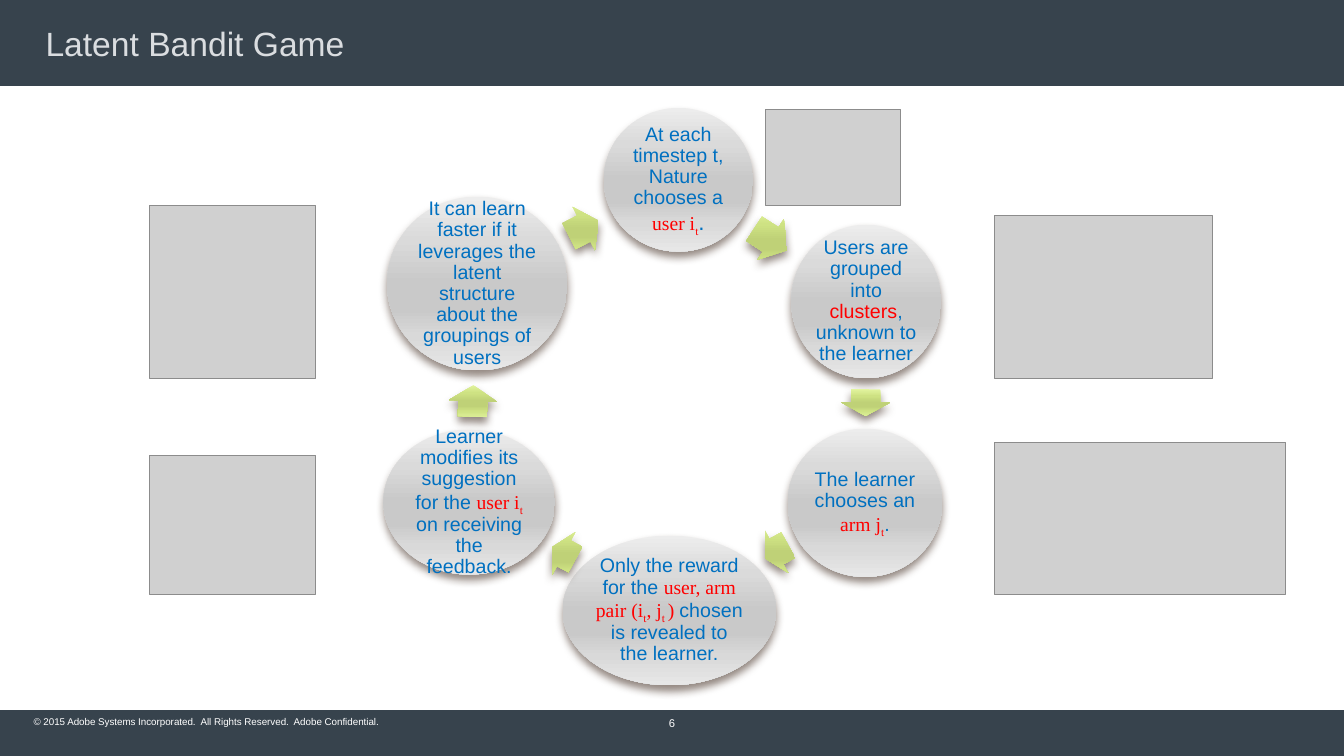
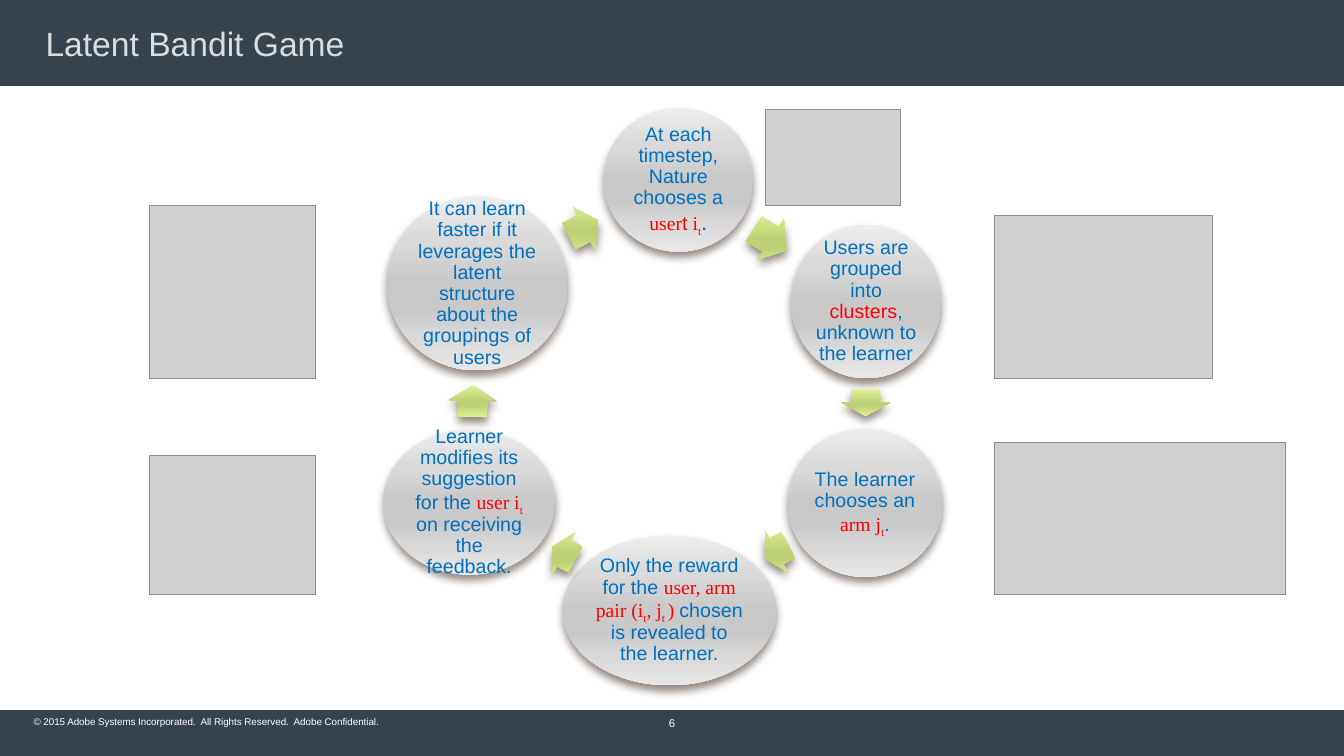
Before and after one commit to Subhojyoti/Adobe_Intern, a slide deck: slide 6 of Adobe PPT/Subho_Inception_talk.pptx. Drawn at 1344x756 pixels with LibreOffice and Linux fonts; fonts in the diff are those of the drawing; grey boxes stand for pictures; background and template pictures are left out. Boxes give left, top, right and bottom in pixels: in the first picture for what was removed or moved away, otherwise in the second. Text is boxed around its words. In the diff, an @@ line names an element or a change of style, - is before the commit and + after.

Commit message:
Latest on 22/2/2018

```diff
--- a/Adobe PPT/Subho_Inception_talk.pptx
+++ b/Adobe PPT/Subho_Inception_talk.pptx
@@ text at (634, 126, 723, 230): text changed @@
-At each timestep t, Nature chooses a user it.
+At each timestep, Nature chooses a usert it.
```
